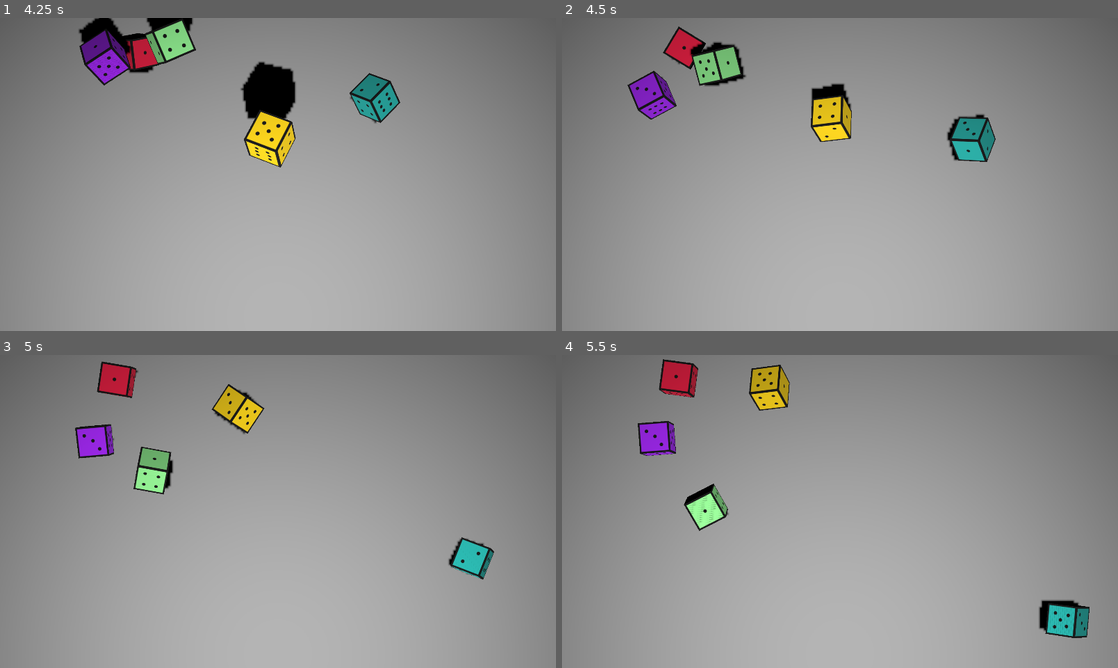
Above: before the commit, frames 1-4 (two rows, left to right).
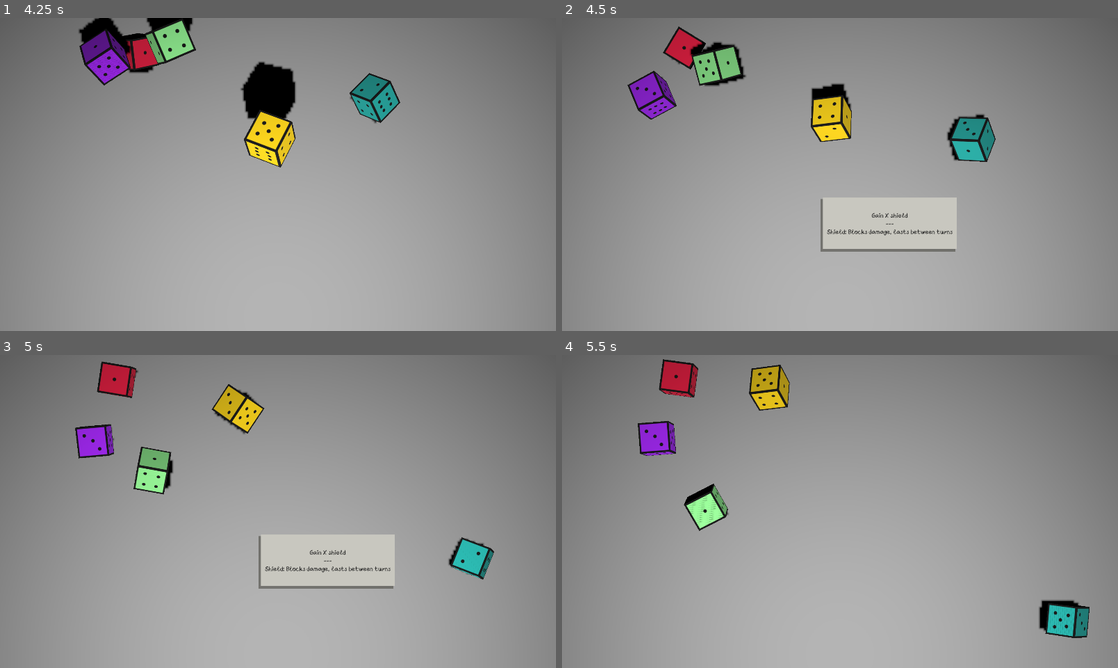
Above: after the commit, the same moments.

Repository: hulien22/bigmode-2023
Game: Godot game, scene res://scenes/combat.tscn
Same seed, same stepped clock (60 frames per second), same inputs: the game is played once before the commit and once after it.
Inputs (mouse positions are in pixels of both pictures, inside the frame that each line leads up to):
- Up to frame 1 (4.25 s): tap Enter at 0.5, 2 s; move the mouse to (400, 158) at 0.52 s; tap Space (Launch) at 0.6, 1.25, 2.1, 2.75 s; click (400, 158) at 0.67 s; move the mouse to (166, 190) at 1.27 s; tap Shift at 1.35, 2.85 s; click (166, 190) at 1.42 s; move the mouse to (333, 105) at 2.02 s; click (333, 105) at 2.17 s; move the mouse to (250, 237) at 2.77 s; click (250, 237) at 2.92 s; click "ROLL" at 3.5 s
- Up to frame 2 (4.5 s): move the mouse to (1006, 221) at 4.27 s; tap Space (Launch) at 4.35 s; click (1006, 221) at 4.42 s
- Up to frame 3 (5 s): no input
- Up to frame 4 (5.5 s): move the mouse to (673, 464) at 5.02 s; tap Shift at 5.1 s; click (673, 464) at 5.17 s

Frame 1 is identical in both runs. In frame 2, 3.7% of the frame differs, in the area x 46-71%, y 57-75%; in frame 3, 3.7%; in frame 4, nothing differs.

Commit message:
some colouring

Diff:
--- a/scenes/ability_box.gd
+++ b/scenes/ability_box.gd
@@ -34,18 +34,18 @@
 
 func update_color():
 	if enabled:
-		modulate = Color.WHITE;
+		modulate = Color.LIGHT_GREEN;
 		modulate.a = 1
 	else:
-		modulate = Color.LIGHT_GRAY;
-		modulate.a = 0.8
+		modulate = Color.WHITE;
+#		modulate.a = 0.8
 
 var has_mouse = false
 func _on_color_rect_mouse_entered():
-	if enabled:
-		$Display.scale = Vector2.ONE * 1.2
-		z_index = 1
-		SfxHandler.play_sfx(SfxHandler.PAPER_SFX, self, 1)
+#	if enabled:
+	$Display.scale = Vector2.ONE * 1.2
+	z_index = 1
+	SfxHandler.play_sfx(SfxHandler.PAPER_SFX, self, 1)
 #	Events.emit_signal("tooltip_obj_entered", self, 0.5, ToolTip.DISPLAY.ABILITY)
 	$Display/Description.visible = true
 
--- a/scenes/ability_box.tscn
+++ b/scenes/ability_box.tscn
@@ -109,7 +109,7 @@
 
 [node name="Description" type="Node2D" parent="Display"]
 visible = false
-z_index = 1
+z_index = 11
 
 [node name="ColorRect3" type="ColorRect" parent="Display/Description"]
 offset_left = -610.0
@@ -126,6 +126,14 @@
 offset_bottom = 98.0
 mouse_filter = 2
 color = Color(0.847059, 0.843137, 0.807843, 1)
+
+[node name="ColorRect4" type="ColorRect" parent="Display/Description"]
+offset_left = -601.0
+offset_top = -96.0
+offset_right = -94.0
+offset_bottom = 98.0
+mouse_filter = 2
+color = Color(0, 0, 0, 0.0745098)
 
 [node name="Label2" type="Label" parent="Display/Description"]
 modulate = Color(0.14902, 0.14902, 0.14902, 1)
--- a/scenes/combat.gd
+++ b/scenes/combat.gd
@@ -35,7 +35,7 @@
 	match gs:
 		GameState.GameScene.INTRO:
 			var doors:Array[GameState.GameScene] = [GameState.GameScene.COMBAT]
-			$DoorChoiceScreen.init(doors)
+			$DoorChoiceScreen.init(doors, "After a long trek you finally made it to the dungeon entrance..\nYou take a deep breath and enter through the front door")
 			$DoorChoiceScreen.connect("door_selected", go_to_scene)
 			$DoorChoiceScreen.show()
 		GameState.GameScene.COMBAT:
@@ -126,6 +126,7 @@
 		else:
 			ability_boxes[i].set_enabled(false)
 	$Combatscreen/ModeVal.text = "Mode: " + ",".join(modes)
+	animate_abilities_slide(true)
 
 	if rerolls > 0:
 		$Combatscreen/RerollButton.disabled = false
@@ -256,6 +257,7 @@
 		change_block(target, -cur_block)
 
 func disable_abilities_and_rerollbtn():
+#	animate_abilities_slide(false)
 	$Combatscreen/RerollButton.disabled = true
 	$Combatscreen/ModeVal.text = "Mode: ?"
 	for ab in ability_boxes:
--- a/scenes/combat.tscn
+++ b/scenes/combat.tscn
@@ -17,7 +17,7 @@
 [ext_resource type="PackedScene" uid="uid://x3clfwsacs1s" path="res://scenes/relic.tscn" id="10_u2m6l"]
 [ext_resource type="PackedScene" uid="uid://hac8sfncsjsb" path="res://scenes/tooltip.tscn" id="11_wnkdn"]
 [ext_resource type="Texture2D" uid="uid://bbaywftojs0o3" path="res://art/characters/warrior.png" id="12_fr28w"]
-[ext_resource type="Texture2D" uid="uid://hg6ri7opwn1o" path="res://art/characters/slime.png" id="13_5itwo"]
+[ext_resource type="Texture2D" uid="uid://civkrev2pbvki" path="res://art/characters/giant.png" id="12_xl2x6"]
 [ext_resource type="PackedScene" uid="uid://dgqr05ill80fi" path="res://scenes/door_choice.tscn" id="15_12ci6"]
 
 [sub_resource type="ShaderMaterial" id="ShaderMaterial_hvqtu"]
@@ -133,7 +133,7 @@
 
 [node name="character2" parent="MonsterUI" instance=ExtResource("3_yoqcy")]
 position = Vector2(1103, 184)
-sprite_ = ExtResource("13_5itwo")
+sprite_ = ExtResource("12_xl2x6")
 
 [node name="Abilities" type="Node2D" parent="."]
 y_sort_enabled = true
--- a/scenes/door_choice.gd
+++ b/scenes/door_choice.gd
@@ -10,13 +10,16 @@
 	$TwoDoors/door.connect("door_selected", door_picked.bind(0))
 	$TwoDoors/door2.connect("door_selected", door_picked.bind(1))
 
-func init(d: Array[GameState.GameScene]):
+func init(d: Array[GameState.GameScene], text: String):
+	doors = d
 	if d.size() == 1:
 		#TODO set the icons of the doors first
 		$OneDoor.visible = true
+		$TwoDoors.visible = false
 	else:
 		$TwoDoors.visible = true
-	doors = d
+		$OneDoor.visible = false
+	$Text.text = text
 
 func door_picked(i: int):
 	door_selected.emit(doors[i])
--- a/scenes/door_choice.tscn
+++ b/scenes/door_choice.tscn
@@ -1,7 +1,8 @@
-[gd_scene load_steps=4 format=3 uid="uid://dgqr05ill80fi"]
+[gd_scene load_steps=5 format=3 uid="uid://dgqr05ill80fi"]
 
 [ext_resource type="Texture2D" uid="uid://cpy0266ipvs8r" path="res://art/prototyping/realtabletest3.png" id="1_s5cwp"]
 [ext_resource type="Script" path="res://scenes/door_choice.gd" id="1_wxmqc"]
+[ext_resource type="FontFile" uid="uid://bncijok7osr4i" path="res://fonts/CrayonLibre.ttf" id="2_6h8ak"]
 [ext_resource type="PackedScene" uid="uid://celrm1ptr8kir" path="res://scenes/door.tscn" id="2_exyw8"]
 
 [node name="door_choice" type="Node2D"]
@@ -10,7 +11,25 @@
 [node name="Realtabletest3" type="Sprite2D" parent="."]
 visible = false
 position = Vector2(960, 540)
+scale = Vector2(1, 1)
 texture = ExtResource("1_s5cwp")
+
+[node name="Text" type="Label" parent="."]
+modulate = Color(0.121569, 0.117647, 0.121569, 1)
+offset_left = 201.0
+offset_top = 331.0
+offset_right = 1729.0
+offset_bottom = 697.0
+rotation = -0.00178233
+theme_override_fonts/font = ExtResource("2_6h8ak")
+theme_override_font_sizes/font_size = 50
+text = "After a long trek you finally made it to the dungeon entrance..
+You take a deep breath and prepare to enter through the front door
+You can feel the excitement
+and ayouialaskd
+alskdjaslkdjasldkjaslkdj"
+horizontal_alignment = 1
+autowrap_mode = 3
 
 [node name="TwoDoors" type="Node2D" parent="."]
 visible = false
@@ -22,7 +41,7 @@
 position = Vector2(1252, 735)
 
 [node name="OneDoor" type="Node2D" parent="."]
-visible = false
+position = Vector2(0, 100)
 
 [node name="door" parent="OneDoor" instance=ExtResource("2_exyw8")]
 position = Vector2(974, 736)
